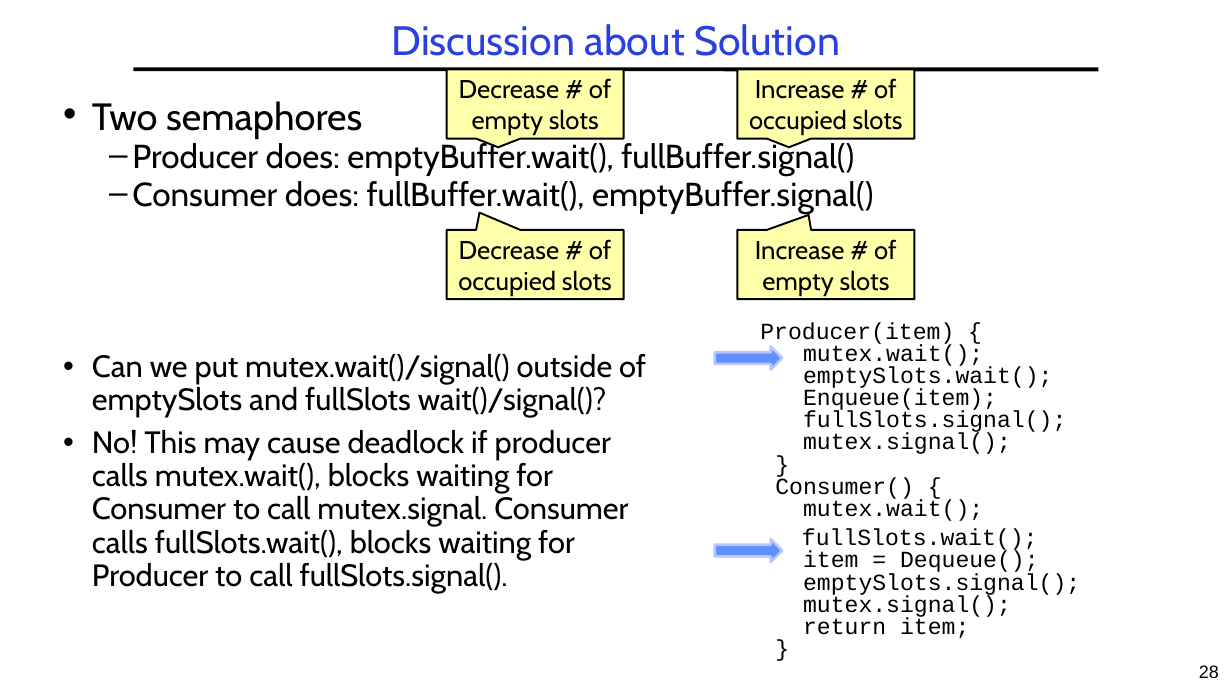
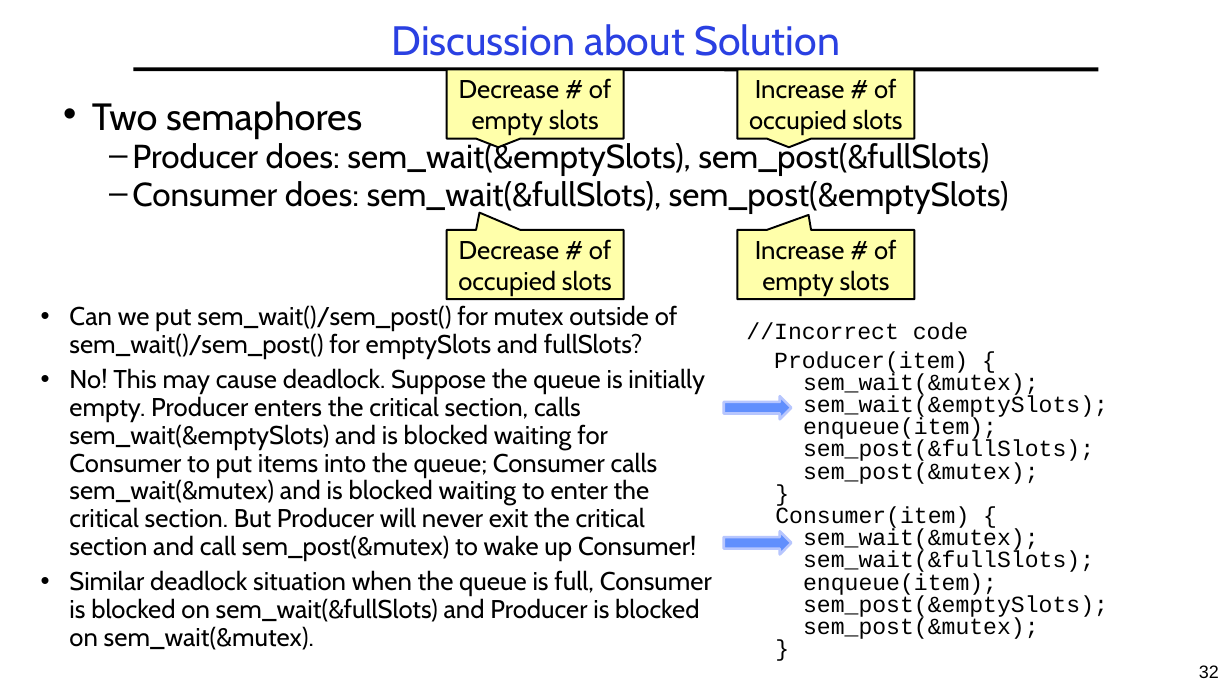
Before and after one commit to guhofstra/CSC256Fa25, a slide deck: slide 32 of PPTs/L3-Synchronization.pptx (slide 28 before the commit). Drawn at 1232x693 pixels with LibreOffice and Linux fonts; fonts in the diff are those of the drawing. Boxes give left, top, right and bottom in pixels: in the first picture for what was removed or moved away, otherwise in the second. Text is boxed around its words. In the diff, an @@ line names an element or a change of style, - is before the commit and + after.

```diff
--- a/PPTs/L3-Synchronization.pptx
+++ b/PPTs/L3-Synchronization.pptx
@@ text at (x1=132, y1=141, x2=1009, y2=214): text changed @@
-  – Producer does: emptyBuffer.wait(), fullBuffer.signal()
-  – Consumer does: fullBuffer.wait(), emptyBuffer.signal()
+  – Producer does: sem_wait(&emptySlots), sem_post(&fullSlots)
+  – Consumer does: sem_wait(&fullSlots), sem_post(&emptySlots)
@@ text at (x1=69, y1=305, x2=712, y2=650): text changed; size 24 to 20 pt @@
-• Can we put mutex.wait()/signal() outside of emptySlots and fullSlots wait()/signal()?
-• No! This may cause deadlock if producer calls mutex.wait(), blocks waiting for Consumer to call mutex.signal. Consumer calls fullSlots.wait(), blocks waiting for Producer to call fullSlots.signal().
+• Can we put sem_wait()/sem_post() for mutex outside of sem_wait()/sem_post() for emptySlots and fullSlots?
+• No! This may cause deadlock. Suppose the queue is initially empty. Producer enters the critical section, calls sem_wait(&emptySlots) and is blocked waiting for Consumer to put items into the queue; Consumer calls sem_wait(&mutex) and is blocked waiting to enter the critical section. But Producer will never exit the critical section and call sem_post(&mutex) to wake up Consumer!
+• Similar deadlock situation when the queue is full, Consumer is blocked on sem_wait(&fullSlots) and Producer is blocked on sem_wait(&mutex).
@@ text at (x1=746, y1=322, x2=1108, y2=639): text changed @@
-Producer(item) {
-mutex.wait();
-emptySlots.wait();
-Enqueue(item);
-fullSlots.signal();
-mutex.signal();
-}
-Consumer() {
-mutex.wait();
-fullSlots.wait();
-item = Dequeue();
-emptySlots.signal();
-mutex.signal();
-return item;
-}
+//Incorrect code
+Producer(item) {
+sem_wait(&mutex);
+sem_wait(&emptySlots);
+enqueue(item);
+sem_post(&fullSlots);
+sem_post(&mutex);
+}
+Consumer(item) {
+sem_wait(&mutex);
+sem_wait(&fullSlots);
+enqueue(item);
+sem_post(&emptySlots);
+sem_post(&mutex);
+}
@@ left arrow moved from (x1=715, y1=347, x2=783, y2=370) to (x1=724, y1=396, x2=791, y2=420) @@
@@ left arrow moved from (x1=715, y1=539, x2=783, y2=562) to (x1=724, y1=531, x2=791, y2=555) @@
@@ page number at (x1=1199, y1=665, x2=1219, y2=678): text changed @@
-28
+32
```
Also in this commit, not shown: 26 other slides changed, 20 slides added, 6 slides removed, 4 other files.
